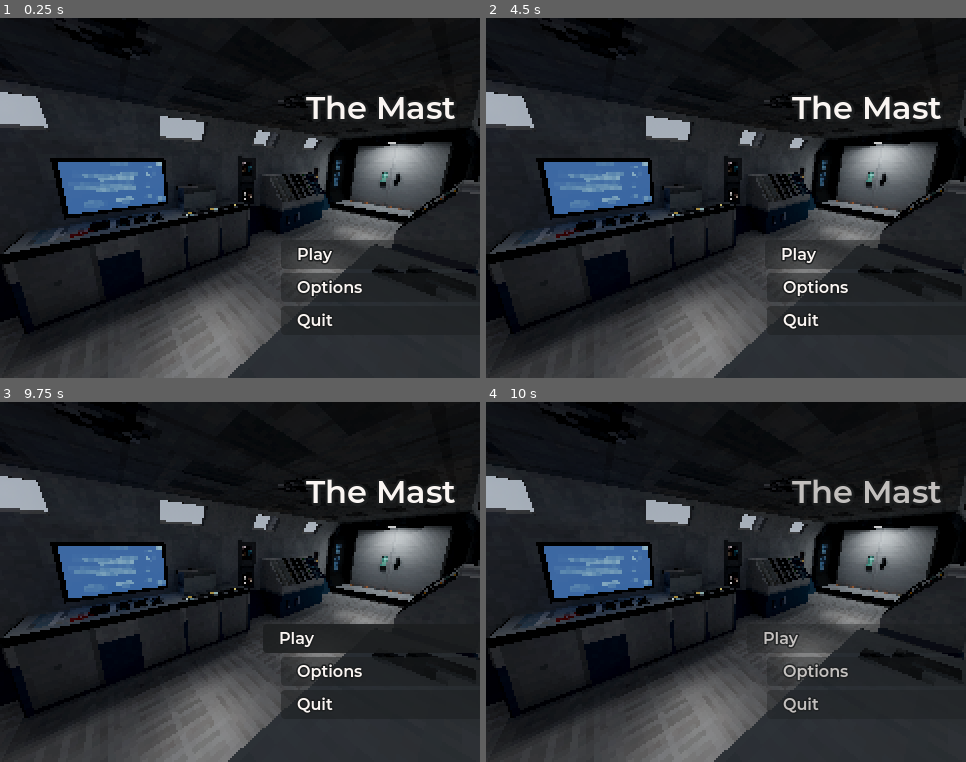
Above: before the commit, frames 1-4 (two rows, left to right).
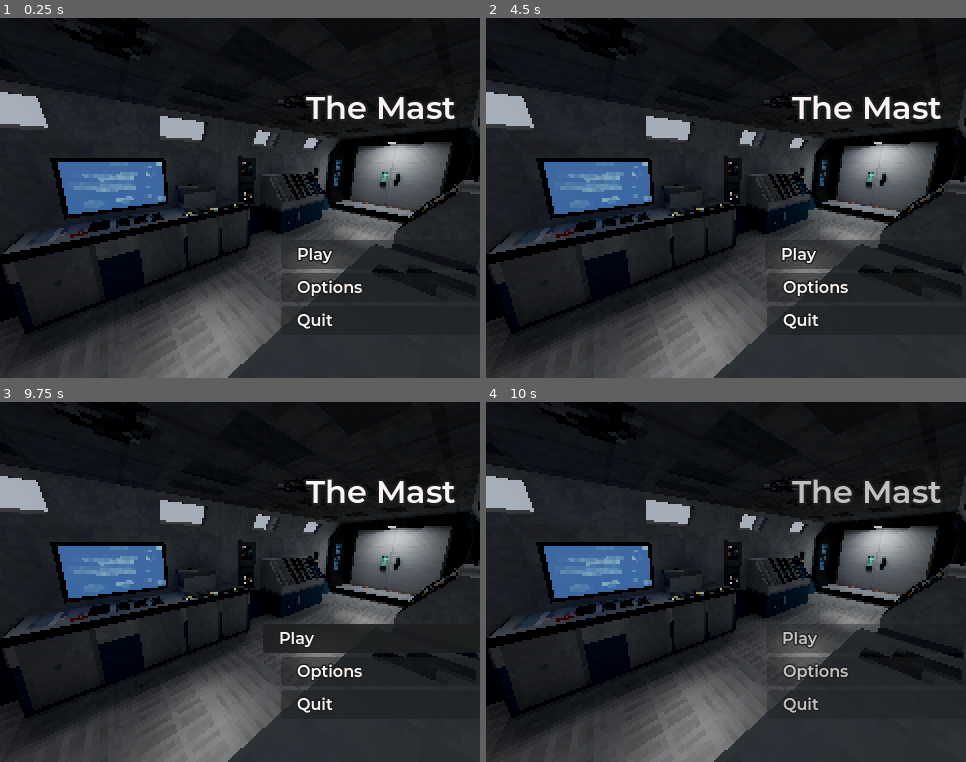
Above: after the commit, the same moments.

Repository: Jeliciousz/the-mast
Game: Godot game, scene res://scenes/regions/pod.tscn
Two runs of this game, one before a commit and one after it. Both use one fixed random seed, a clock stepped at 60 frames per second and the inputs below. Sound files missing from this copy of the repository are replaced by a short silence.
Inputs (mouse positions are in pixels of both pictures, inside the frame that each line leads up to):
- Up to frame 1 (0.25 s): no input
- Up to frame 2 (4.5 s): tap Enter at 0.5, 2, 3.5 s; move the mouse to (831, 180) at 0.52 s; hold D (move_right) 0.53-1.28 s; hold E (interact) 0.53-1.28 s; click (831, 180) at 0.67 s; tap Space at 1.25, 2.75, 4.25 s; move the mouse to (630, 216) at 1.27 s; hold S (move_back) 1.28-2.03 s; tap Shift (sprint) at 1.35 s; move the mouse to (774, 118) at 2.02 s; hold D (move_right) 2.03-2.78 s; tap 0 at 2.1 s; move the mouse to (702, 270) at 2.77 s; hold W (move_forward) 2.78-3.53 s; tap 1 at 2.85 s; click (702, 270) at 2.92 s; move the mouse to (870, 252) at 3.52 s; hold A (move_left) from 3.53 s (still down); tap 2 at 3.6 s; move the mouse to (582, 144) at 4.27 s; tap 3 at 4.35 s
- Up to frame 3 (9.75 s): move the mouse to (264, 582) at 5.02 s; release A (move_left) at 5.03 s; hold S (move_back) 5.03-5.78 s; tap one key every 0.75 s from 5.1 s: 4 5 6 7 8 9 Alt; click (264, 582) at 5.17 s; move the mouse to (168, 492) at 5.77 s; hold D (move_right) 5.78-6.53 s; move the mouse to (345, 564) at 6.52 s; hold W (move_forward) 6.53-7.28 s; move the mouse to (144, 600) at 7.27 s; hold D (move_right) 7.28-8.03 s; click (144, 600) at 7.42 s; move the mouse to (288, 502) at 8.02 s; hold S (move_back) 8.03-8.78 s; move the mouse to (216, 654) at 8.77 s; hold A (move_left) 8.78-9.53 s; move the mouse to (384, 636) at 9.52 s; hold W (move_forward) from 9.53 s (still down); click (384, 636) at 9.67 s
- Up to frame 4 (10 s): keep holding W (move_forward)

Frames 1-3 are identical in both runs. In frame 4, 0.3% of the frame differs, in the area x 57-70%, y 63-69%.

Commit message:
extend_on_hover_button should only extend on hover, not stay extended after mouse input

Diff:
--- a/scripts/ui/extend_on_hover_button.gd
+++ b/scripts/ui/extend_on_hover_button.gd
@@ -14,7 +14,7 @@
     if not is_inside_tree():
         return
 
-    if is_hovered() or has_focus():
+    if is_hovered() or has_focus(true):
         _target_position_x = extend_amount * Settings.get_setting(&"ui_scale")
     else:
         _target_position_x = 0.0
